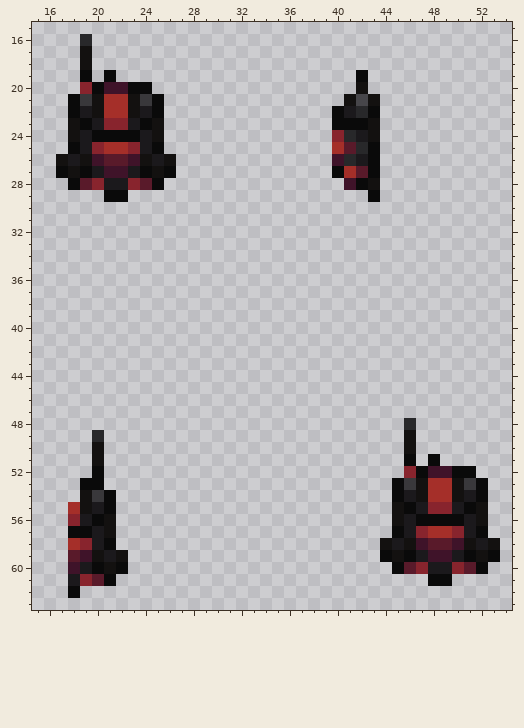
Pixel-art sprite -- Resources/Textures/Clothing/Back/Backpacks/security.rsi/inhand-left.png. The picture above is the old version.
The file is 64x64 pixels. Colours within 5 levels of each other are drawn and written as one. Shown: x 15..54, y 15..63.
The result:
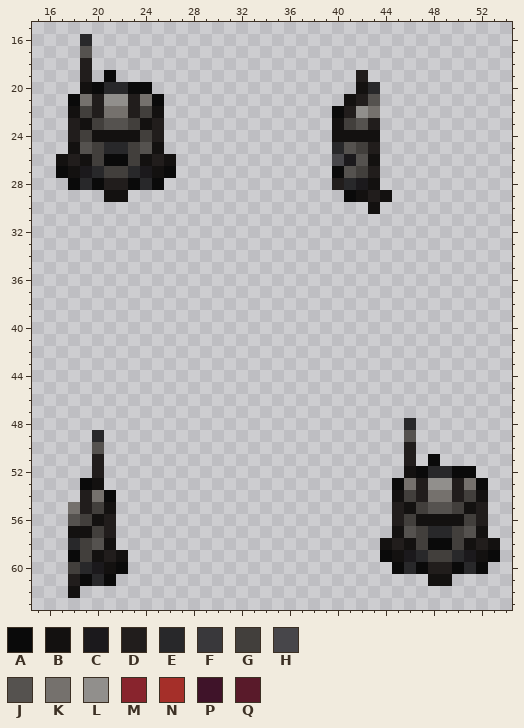
Palette (. is transparent): A #0a0a0a  B #131110  C #1b191c  D #211d1c  E #28282a  F #39383b  G #423f3c  H #47464a  J #55524f  K #75716d  L #918f8c  M #88242d  N #a52f29  P #3f1329  Q #591a2a
Changes in this commit:
Changed rows in their new state; - is an unchanged pixel.
first column x 18:
17 -J-------------------------
18 -D-------------------------
19 -D----------------------D--
20 -B-EE--------------------E-
21 -KDLLDK-----------------DJ-
22 BGDKKDGB---------------DLK-
23 DBGJJGBD--------------BGJD-
24 DGBBBBGD--------------BBB--
25 BJGEEGJB--------------EJGD-
26 D-GAAG-D--------------HCJB-
27 -CEGGEC----------------JGD-
28 -EADDAE---------------DEC--
29 ---BB------------------ABDB
30 -------------------------B-
first column x 18:
49 ----------------------------J------
50 --J-------------------------D------
51 --D-------------------------D------
52 --D-------------------------B-EE---
53 --B-------------------------KDLLDK-
54 -DK------------------------BGDKKDGB
55 KDGB-----------------------DBGJJGBD
56 JGBD-----------------------DGBBBBGD
57 BBGD-----------------------BJGEEGJB
58 EGJB-----------------------D-GAAG-D
59 AG-D------------------------CEGGEC-
60 GEC-------------------------EADDAE-
61 DAE---------------------------BB---
62 B----------------------------------
Changed places in both pictures, as pixel boxes (x1, y1, x2, y2):
changed: (68, 46, 164, 202)
changed: (332, 70, 392, 214)
changed: (392, 430, 488, 586)
changed: (68, 442, 116, 598)
